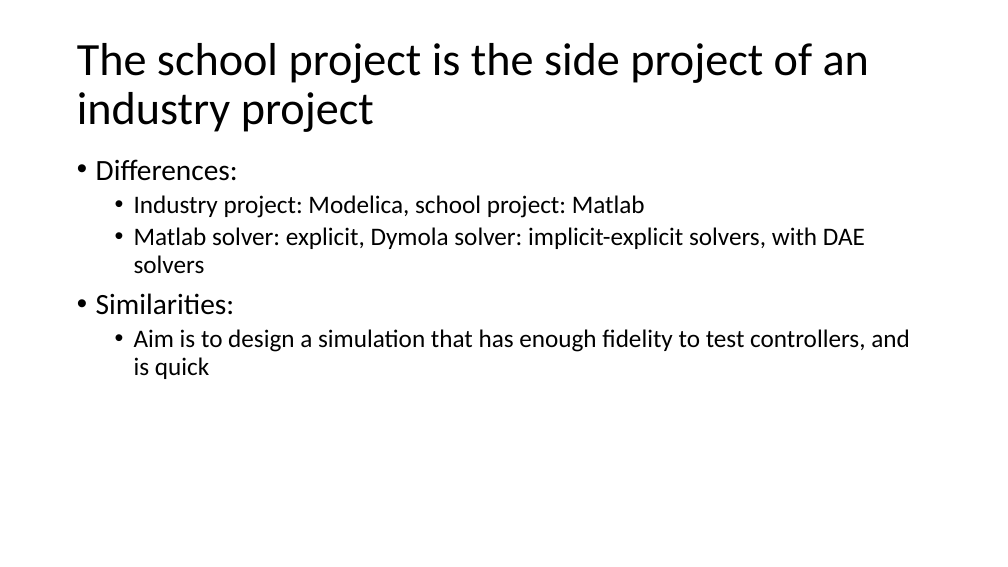
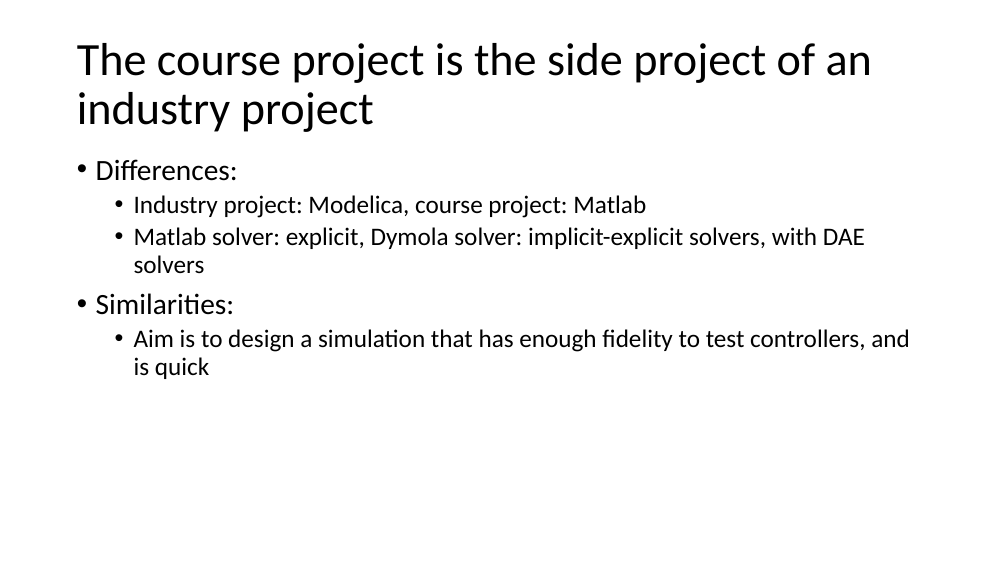
Before and after one commit to zolirulez/refrigDTU, a slide deck: slide 5 of Dynamical simulation of a 2-step refrigeration circle.pptx (slide 4 before the commit). Drawn at 1008x567 pixels with LibreOffice and Linux fonts; fonts in the diff are those of the drawing. Boxes give left, top, right and bottom in pixels: in the first picture for what was removed or moved away, otherwise in the second. Text is boxed around its words. In the diff, an @@ line names an element or a change of style, - is before the commit and + after.

```diff
--- a/Dynamical simulation of a 2-step refrigeration circle.pptx
+++ b/Dynamical simulation of a 2-step refrigeration circle.pptx
@@ title at (x1=77, y1=43, x2=872, y2=132): text changed @@
-The school project is the side project of an industry project
+The course project is the side project of an industry project
@@ text at (x1=134, y1=195, x2=646, y2=218): text changed @@
-  • Industry project: Modelica, school project: Matlab
+  • Industry project: Modelica, course project: Matlab
```
Also in this commit, not shown: 12 other slides changed, 2 slides added.
